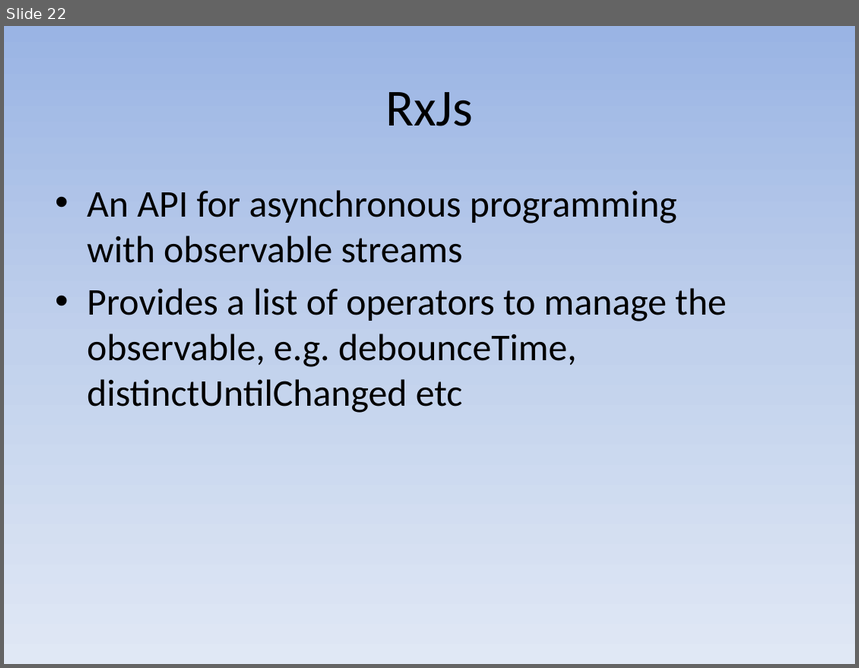
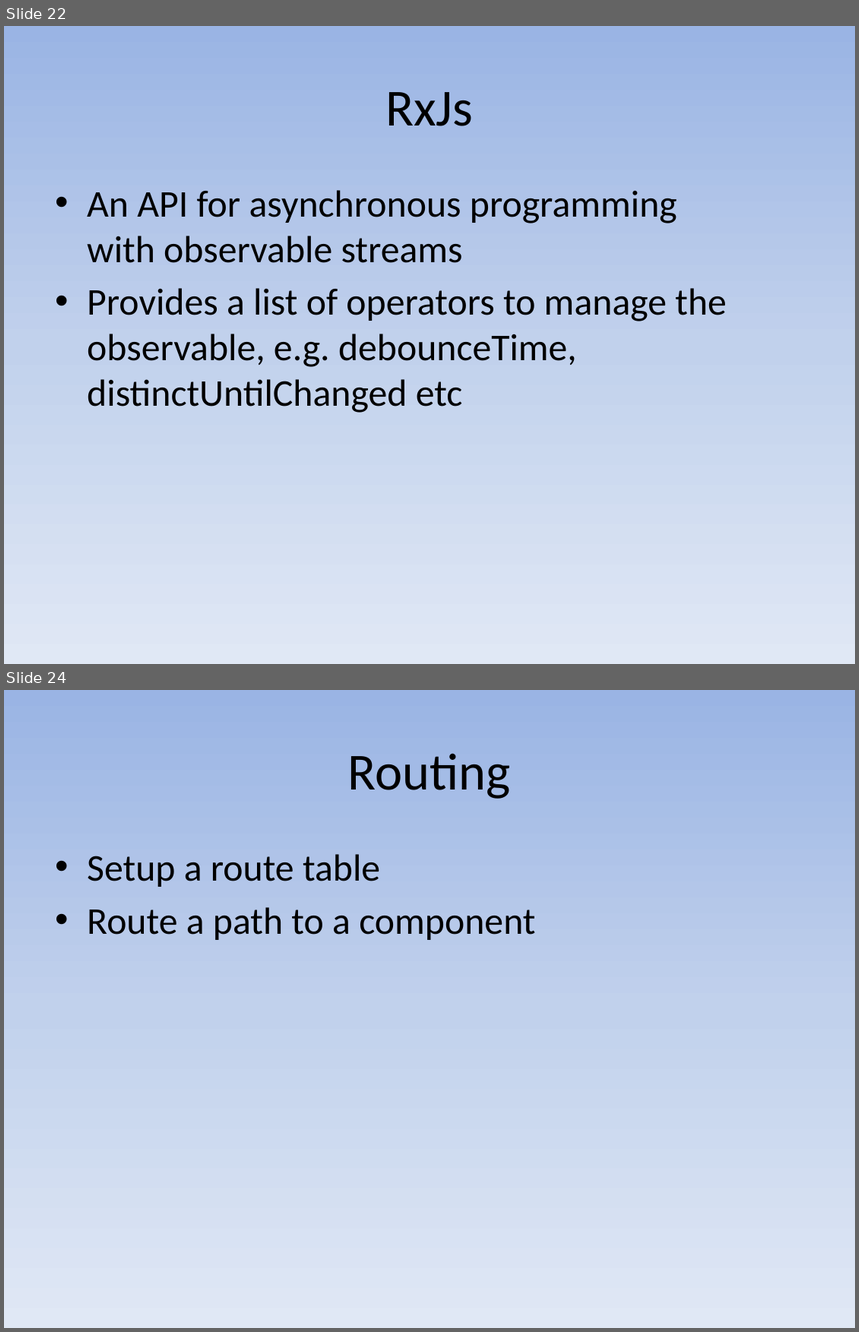
Before and after one commit to mayuanyang/HelloAngular2, a slide deck: angular2.pptx. Shown one above the other, each under a label of ours: slide 22 before the commit, slides 22 and 24 after it; the slides between them are not shown. The pictures are 859x668 and 859x1332 pixels, drawn with LibreOffice and Linux fonts; fonts in the diff are those of the drawing. Boxes give left, top, right and bottom in pixels: in the first picture for what was removed or moved away, otherwise in the second. Text is boxed around its words. In the diff, an @@ line names an element or a change of style, - is before the commit and + after.

```diff
--- a/angular2.pptx
+++ b/angular2.pptx
@@ slide 24 added at box(4, 690, 855, 1328), background gradient #9AB5E4 to #C2D1ED to #E1E8F5 @@
@@ title added at box(348, 753, 511, 799), 44 pt, text #000000 @@
+Routing
@@ text added at box(87, 854, 535, 940), 32 pt, text #000000 @@
+• Setup a route table
+• Route a path to a component
```
Also in this commit, not shown: 1 slide changed, 2 other slides added, 1 slide removed, 8 other files.
